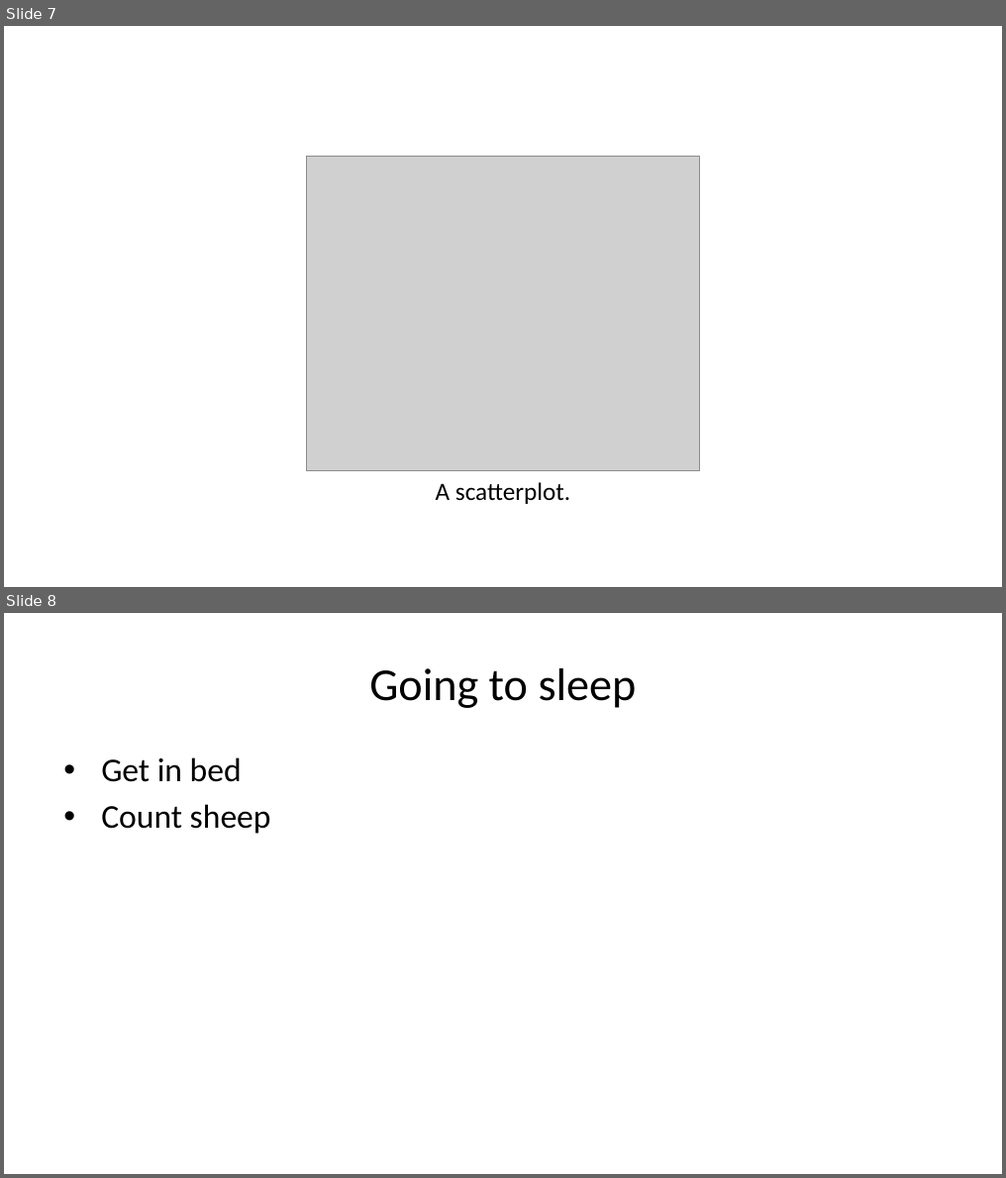
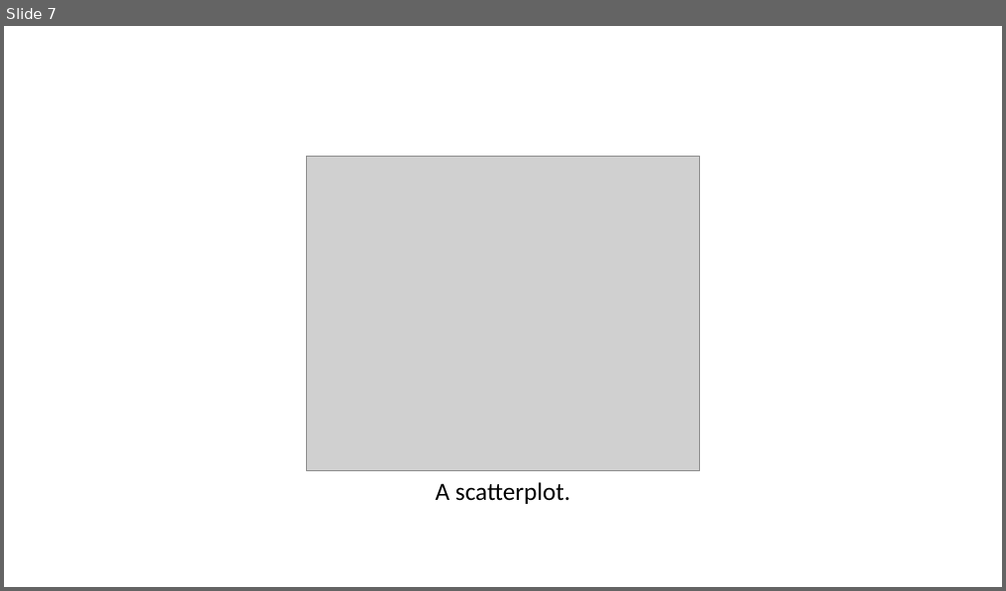
Before and after one commit to LASPUMSS/INVESTIGACION-PARA-OBTENER-EL-GRADO-DE-LICENCIATURA-EN-INGENIERIA-FINANCIERA-UMSS, a slide deck: RECURSOS-INVESTIGACION/PRESENTACION/PRESENTACION.pptx. Shown one above the other, each under a label of ours: slides 7 and 8 before the commit, slide 7 after it. The pictures are 1006x1178 and 1006x591 pixels, drawn with LibreOffice and Linux fonts; fonts in the diff are those of the drawing; grey boxes stand for pictures. Boxes give left, top, right and bottom in pixels: in the first picture for what was removed or moved away, otherwise in the second. Text is boxed around its words. In the diff, an @@ line names an element or a change of style, - is before the commit and + after.

```diff
--- a/RECURSOS-INVESTIGACION/PRESENTACION/PRESENTACION.pptx
+++ b/RECURSOS-INVESTIGACION/PRESENTACION/PRESENTACION.pptx
@@ slide 8 removed at [4,613,1002,1174], background #FFFFFF @@
@@ title removed at [369,668,637,708] @@
-Going to sleep
@@ text removed at [101,758,271,834] @@
-• Get in bed
-• Count sheep
```
Also in this commit, not shown: 7 slides added, 6 other slides removed, 1 other file.
